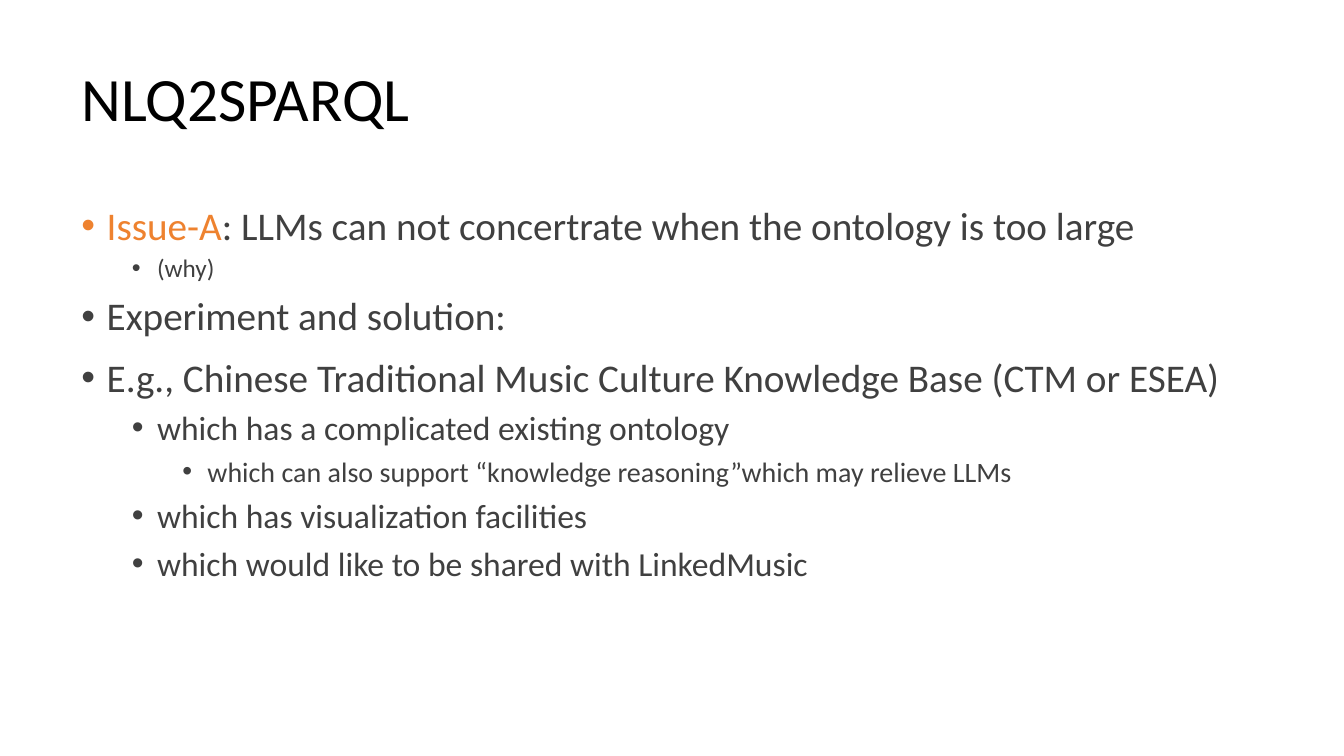
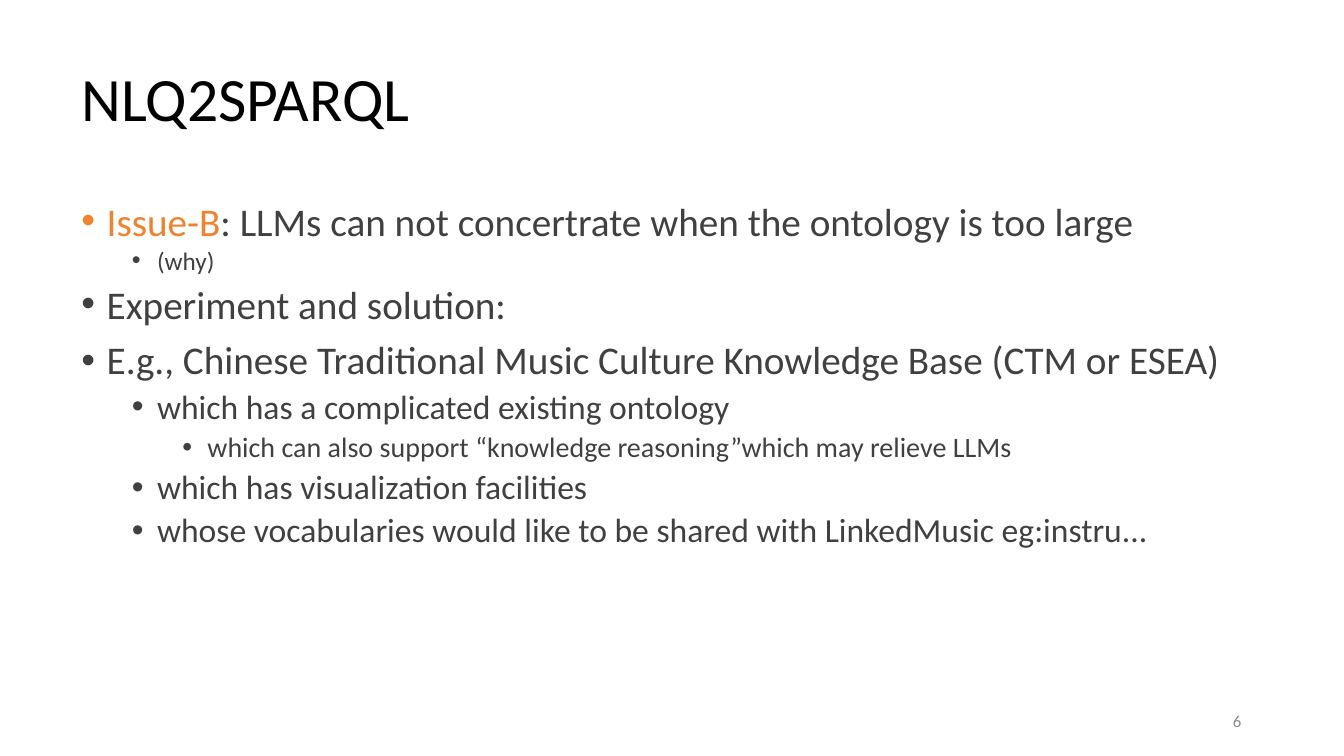
Before and after one commit to DDMAL/linkedmusic-queries, a slide deck: slide 6 of handOver_generalReviewOf_LinkedMusicQueries2024-2025.pptx. Drawn at 1344x756 pixels with LibreOffice and Linux fonts; fonts in the diff are those of the drawing. Boxes give left, top, right and bottom in pixels: in the first picture for what was removed or moved away, otherwise in the second. Text is boxed around its words. In the diff, an @@ line names an element or a change of style, - is before the commit and + after.

```diff
--- a/handOver_generalReviewOf_LinkedMusicQueries2024-2025.pptx
+++ b/handOver_generalReviewOf_LinkedMusicQueries2024-2025.pptx
@@ text at (x1=107, y1=208, x2=1133, y2=243): text changed @@
-• Issue-A: LLMs can not concertrate when the ontology is too large
+• Issue-B: LLMs can not concertrate when the ontology is too large
@@ text at (x1=107, y1=252, x2=1219, y2=500): line spacing 0.9 to 0.8; line spacing 1 to 0.9 @@
@@ text at (x1=157, y1=518, x2=1148, y2=548): text changed @@
-  • which would like to be shared with LinkedMusic
+  • whose vocabularies would like to be shared with LinkedMusic eg:instru...
@@ page number added at (x1=1233, y1=716, x2=1241, y2=727), 12 pt, text #8C8C8C @@
+6
```
Also in this commit, not shown: 13 other slides changed, 3 slides added, 2 other files.
